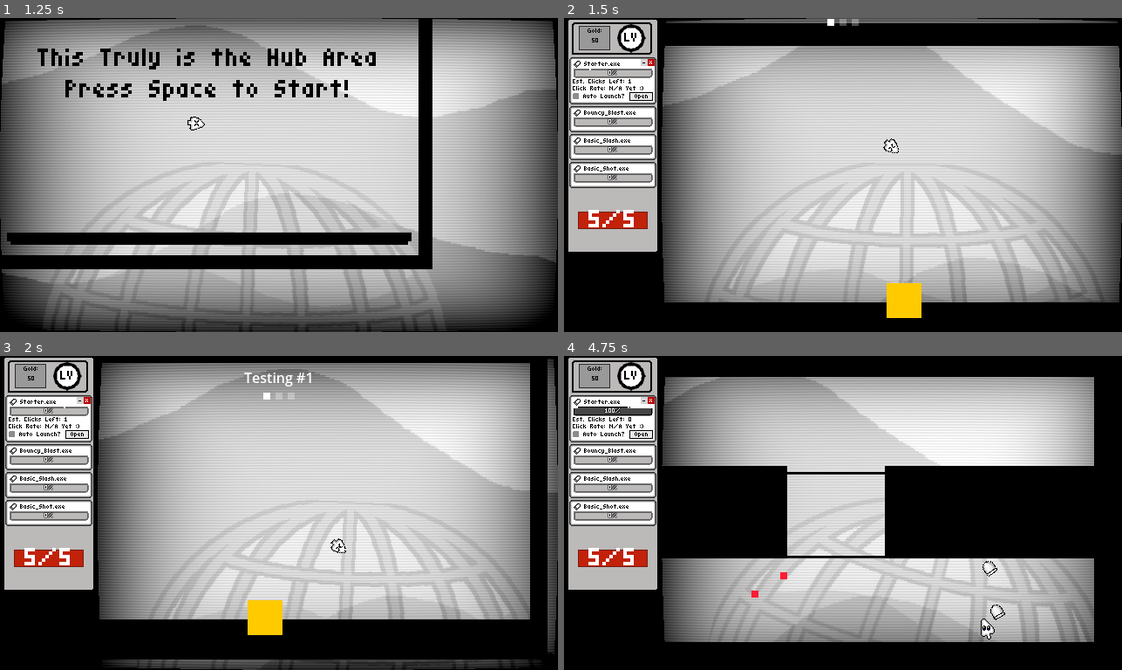
Above: before the commit, frames 1-4 (two rows, left to right).
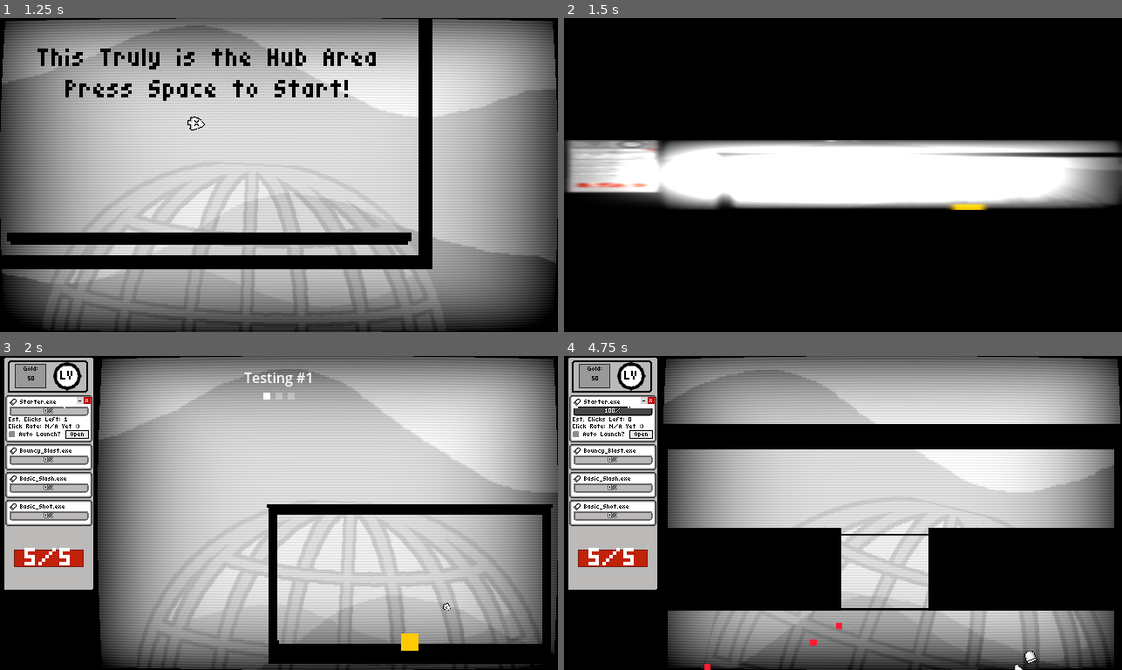
Above: after the commit, the same moments.

Repository: TNT-A/clicker-game-platformer
Game: Godot game, scene res://main_menu/main_menu.tscn
Same seed, same stepped clock (60 frames per second), same inputs: the game is played once before the commit and once after it. The engine's default icon, where the game draws it, is replaced by a stand-in: a white triangle on a blue panel in a dark square.
Inputs (mouse positions are in pixels of both pictures, inside the frame that each line leads up to):
- Up to frame 1 (1.25 s): click "Quick Start" at 0.5 s
- Up to frame 2 (1.5 s): tap Space at 1.25 s; move the mouse to (965, 159) at 1.27 s; hold D (Move_Right) from 1.28 s (still down); hold Enter (ui_accept) from 1.28 s (still down)
- Up to frame 3 (2 s): keep holding D (Move_Right); keep holding Enter (ui_accept)
- Up to frame 4 (4.75 s): release D (Move_Right) at 2 s; release Enter (ui_accept) at 2 s; click "Auto Launch?" at 2 s; click "Auto Launch?" at 2.75 s; move the mouse to (831, 616) at 3.52 s; hold D (Move_Right) 3.53-4.28 s; right-click (831, 616) at 3.6 s; tap Enter (ui_accept) at 3.77, 3.8, 4.07, 4.55 s; move the mouse to (898, 443) at 4.27 s; press the mouse at (898, 443) at 4.28 s; hold A (Move_Left) from 4.28 s (still down)

Frame 1 is identical in both runs. In frame 2, 77% of the frame differs, in the area x 0-100%, y 0-96%; in frame 3, 15%; in frame 4, 44%.

Commit message:
Added a smoother camera when going between rooms
Made it so the camera jumps from one room to another via a tween rather than just teleporting. I also added a cpu power off and on transition for swapping between the shop and game screens.

Diff:
--- a/clicker-platformer/autoclicker/autoclicker.gd
+++ b/clicker-platformer/autoclicker/autoclicker.gd
@@ -30,9 +30,10 @@
 	$Indicator.global_position = current_point
 
 func _on_timer_timeout() -> void:
-	if parent_ability:
-		parent_ability.autoclick()
-	#print(current_point, " ", $Indicator.global_position, " ", $end.global_position)
-	await get_tree().create_timer(randf_range(.1, .4)).timeout
-	#$Timer.wait_time = randf_range(timer_length - 0.1, timer_length + 0.1)
-	$Timer.start()
+	if is_instance_valid($Timer):
+		if parent_ability:
+			parent_ability.autoclick()
+		#print(current_point, " ", $Indicator.global_position, " ", $end.global_position)
+		await get_tree().create_timer(randf_range(.1, .4)).timeout
+		#$Timer.wait_time = randf_range(timer_length - 0.1, timer_length + 0.1)
+		$Timer.start()
--- a/clicker-platformer/components/pathfinding_component/pathfinding_component.tscn
+++ b/clicker-platformer/components/pathfinding_component/pathfinding_component.tscn
@@ -8,6 +8,7 @@
 
 [node name="NavigationAgent2D" type="NavigationAgent2D" parent="."]
 navigation_layers = 0
+avoidance_enabled = true
 radius = 8.0
 debug_enabled = true
 
--- a/clicker-platformer/components/shot_component/shot_component.gd
+++ b/clicker-platformer/components/shot_component/shot_component.gd
@@ -15,7 +15,7 @@
 	if is_instance_valid(InfoManager.game_manager) and is_instance_valid(InfoManager.game_manager.projectile_hub):
 		projectile_hub = InfoManager.game_manager.projectile_hub
 
-func manager_set():
+func manager_set(pot_manager):
 	if is_instance_valid(InfoManager.game_manager) and is_instance_valid(InfoManager.game_manager.projectile_hub):
 		projectile_hub = InfoManager.game_manager.projectile_hub
 
--- /dev/null
+++ b/clicker-platformer/game_manager/cpu_power_transition.gdshader
@@ -0,0 +1,46 @@
+shader_type canvas_item;
+
+uniform float progress : hint_range(0.0, 1.0) = 0.0;
+uniform sampler2D SCREEN_TEXTURE : hint_screen_texture, filter_linear_mipmap;
+
+void fragment() {
+    vec2 uv = SCREEN_UV;
+
+    // Phase 1: Vertical collapse (progress 0.0 -> 0.3)
+    float shrink_y = smoothstep(0.0, 0.3, progress);
+    float vertical_factor = mix(1.0, 0.001, shrink_y);
+
+    // Phase 2: Horizontal collapse into a dot (progress 0.25 -> 0.45)
+    float shrink_x = smoothstep(0.25, 0.45, progress);
+    float horizontal_factor = mix(1.0, 0.001, shrink_x);
+
+    // Scale UV coordinates from the center (0.5, 0.5)
+    vec2 centered_uv = (uv - 0.5) / vec2(horizontal_factor, vertical_factor) + 0.5;
+
+    // Default canvas background color is absolute black
+    vec4 col = vec4(0.0, 0.0, 0.0, 1.0);
+
+    // Sample texture only if within valid screen boundaries
+    if (centered_uv.y >= 0.0 && centered_uv.y <= 1.0 &&
+        centered_uv.x >= 0.0 && centered_uv.x <= 1.0 && shrink_x < 1.0) {
+        col = texture(SCREEN_TEXTURE, centered_uv);
+    }
+
+    // Phase 3: CRT Glow Line & Central Dot Artifact
+    float line_w = mix(0.5, 0.002, shrink_y);
+    float line_flash = smoothstep(line_w, 0.0, abs(uv.y - 0.5));
+
+    // Narrow down the glow horizontally into a dot shape as shrink_x advances
+    float dot_w = mix(0.5, 0.002, shrink_x);
+    float dot_flash = smoothstep(dot_w, 0.0, abs(uv.x - 0.5));
+
+    // Combine line and dot intensities for the final glowing point
+    float intensity = mix(0.0, 4.0, shrink_y) * mix(1.0, 2.0, shrink_x);
+    col.rgb += vec3(line_flash * dot_flash * intensity);
+
+    // Phase 4: Final blackout switch
+    float black_out = smoothstep(0.42, 0.48, progress);
+    col.rgb = mix(col.rgb, vec3(0.0), black_out);
+
+    COLOR = col;
+}
--- a/clicker-platformer/game_manager/game_manager.gd
+++ b/clicker-platformer/game_manager/game_manager.gd
@@ -14,6 +14,7 @@
 @onready var boss_controller: BossController = $SubViewportContainer/SubViewport/BossController
 @onready var enemy_controller: Node2D = $SubViewportContainer/SubViewport/EnemyController
 @onready var main_character: Player = $SubViewportContainer/SubViewport/MainCharacter
+@onready var screen_transitioner: ColorRect = $UILayer/ScreenTransitions/ScreenTransitioner
 
 @onready var pause_menu: PauseMenu = $UILayer/PauseMenu
 
@@ -33,6 +34,7 @@
 	SignalBus.game_end.connect(to_start)
 	SignalBus.register_manager.emit(self)
 	setup()
+	transition_to()
 
 func _input(event: InputEvent) -> void:
 	if event.is_action_pressed("Escape"):
@@ -95,7 +97,22 @@
 	InfoManager.saved_area_resource = area_resource
 	SignalBus.floor_ended.emit()
 
+func transition_away():
+	var transition_time : float = .4
+	var tween = create_tween()
+	tween.tween_property(screen_transitioner.material, "shader_parameter/progress", 0.5, transition_time)
+	await get_tree().create_timer(transition_time + .2).timeout
+	return true
+
+func transition_to():
+	var transition_time : float = .4
+	screen_transitioner.material
+	screen_transitioner.material.set_shader_parameter("progress", 0.5)
+	var tween_on = create_tween()
+	tween_on.tween_property(screen_transitioner.material, "shader_parameter/progress", 0.0, transition_time)
+
 func to_shop():
+	await transition_away()
 	get_tree().change_scene_to_file("res://run_shop/run_shop.tscn")
 
 func lose_game():
--- a/clicker-platformer/game_manager/game_manager.tscn
+++ b/clicker-platformer/game_manager/game_manager.tscn
@@ -13,6 +13,11 @@
 [ext_resource type="PackedScene" uid="uid://b6ha6uy7njx74" path="res://floor_notifier/floor_notifier.tscn" id="8_d3erd"]
 [ext_resource type="Theme" uid="uid://b0v2htlnbt84u" path="res://styles/ability_panel.tres" id="8_fjsdi"]
 [ext_resource type="PackedScene" uid="uid://b0heo3wdmpt3g" path="res://pause_menu/pause_menu.tscn" id="11_eesdg"]
+[ext_resource type="Shader" uid="uid://fan7qjn0vr13" path="res://game_manager/cpu_power_transition.gdshader" id="14_cp5ju"]
+
+[sub_resource type="ShaderMaterial" id="ShaderMaterial_lv052"]
+shader = ExtResource("14_cp5ju")
+shader_parameter/progress = 0.0
 
 [node name="GameManager" type="Node"]
 script = ExtResource("1_ong7i")
@@ -38,7 +43,8 @@
 
 [node name="RoomController" parent="SubViewportContainer/SubViewport" instance=ExtResource("3_kkxic")]
 position = Vector2(80, 0)
-num_combat_room = 5
+num_combat_room = 3
+num_boss_room = 0
 
 [node name="BossController" parent="SubViewportContainer/SubViewport" instance=ExtResource("4_qs53i")]
 
@@ -54,6 +60,14 @@
 layer = -20
 
 [node name="bg" parent="SubViewportContainer/SubViewport/BGLayer" instance=ExtResource("6_2631c")]
+
+[node name="Blackbg" type="ColorRect" parent="SubViewportContainer/SubViewport/BGLayer"]
+visible = false
+offset_left = -172.0
+offset_top = -54.0
+offset_right = 849.0
+offset_bottom = 569.0
+color = Color(0, 0, 0, 1)
 
 [node name="UILayer" type="CanvasLayer" parent="."]
 
@@ -112,6 +126,21 @@
 
 [node name="PauseMenu" parent="UILayer" instance=ExtResource("11_eesdg")]
 
+[node name="ScreenTransitions" type="Control" parent="UILayer"]
+layout_mode = 3
+anchors_preset = 0
+offset_right = 40.0
+offset_bottom = 40.0
+mouse_filter = 2
+
+[node name="ScreenTransitioner" type="ColorRect" parent="UILayer/ScreenTransitions"]
+z_index = 1000
+material = SubResource("ShaderMaterial_lv052")
+layout_mode = 0
+offset_right = 640.0
+offset_bottom = 360.0
+mouse_filter = 2
+
 [node name="AudioStreamPlayer" type="AudioStreamPlayer" parent="."]
 
 [connection signal="pressed" from="UILayer/LoseScreen/LoseButton" to="." method="_on_lose_button_pressed"]
--- /dev/null
+++ b/clicker-platformer/game_manager/screen_transitions.gd
@@ -0,0 +1 @@
+extends Control
--- a/clicker-platformer/globals/signal_bus.gd
+++ b/clicker-platformer/globals/signal_bus.gd
@@ -66,6 +66,7 @@
 
 #Camera Signals
 signal move_camera(pos, margins)
+signal stop_camera(pos, margins)
 signal camera_moved(new_position : Vector2)
 
 #Tool Signals
--- a/clicker-platformer/room_cam/room_camera.gd
+++ b/clicker-platformer/room_cam/room_camera.gd
@@ -13,37 +13,57 @@
 }
 
 @export var debug : bool = false
+var following : bool = false
+var gentle_following : bool = false
 
 func _ready() -> void:
 	SignalBus.move_camera.connect(move_cam)
+	SignalBus.stop_camera.connect(stop_cam)
 
 	#SignalBus.shake_screen.connect(shake)
 
 func _input(event: InputEvent) -> void:
+	#if event.is_action_pressed("Debug"):
+		#if !debug:
+			#debug = true
+			#limit_enabled = false
+		#else:
+			#debug = false
+			#limit_enabled = true
 	if event.is_action_pressed("Debug"):
-		if !debug:
-			debug = true
-			limit_enabled = false
-		else:
-			debug = false
-			limit_enabled = true
+		stop_cam()
+
+func stop_cam():
+	following = false
 
 func move_cam(new_pos, margins : Dictionary):
+	#limit_enabled = false
 	cam_limits = margins.duplicate(true)
-	limit_left = cam_limits["left"]# + InfoManager.cam_pivot.x
 	limit_right = cam_limits["right"]# + InfoManager.cam_pivot.x
 	limit_bottom = cam_limits["down"]
+	pos = InfoManager.player.global_position
+	print("My pos is: " + str(global_position) + " | My destination is: " + str(pos))
+	var tween = get_tree().create_tween()
+	tween.set_trans(Tween.TRANS_QUAD)
+	tween.tween_property(self, "global_position", pos, .8)
+	tween.parallel().tween_property(self, "zoom", Vector2(.5, .5), .4)
+	tween.tween_property(self, "zoom", Vector2(1, 1), .4)
+	await tween.finished
+	print("tween end")
+	tween.kill()
+	following = true
+	gentle_following = true
 	limit_top = cam_limits["up"]
-	pos = new_pos# + InfoManager.cam_pivot
-	global_position = pos
+	limit_left = cam_limits["left"]# + InfoManager.cam_pivot.x
+	#limit_enabled = true
 
 func cam_follow():
-	global_position = InfoManager.player.global_position
-	#var viewport_dimensions : Vector2 = Vector2(ProjectSettings.get_setting("display/window/size/viewport_width"), ProjectSettings.get_setting("display/window/size/viewport_height"))
-	#var cam_pos : Vector2 = Vector2(0, 0)
-	#cam_pos.x = clamp(cam_pos, cam_limits["right"], cam_limits["left"])
-	#cam_pos.y = clamp(cam_pos, cam_limits["up"], cam_limits["down"])
-	#position = cam_pos
+	if following and gentle_following:
+		global_position = global_position.lerp(InfoManager.player.global_position, .6)
+		if global_position.is_equal_approx(InfoManager.player.global_position):
+			gentle_following = false
+	else:
+		global_position = global_position.lerp(InfoManager.player.global_position, .2)
 
 func _physics_process(delta: float) -> void:
 	if !debug:
--- a/clicker-platformer/room_cam/room_camera.tscn
+++ b/clicker-platformer/room_cam/room_camera.tscn
@@ -3,4 +3,6 @@
 [ext_resource type="Script" uid="uid://ccjcva356vcho" path="res://room_cam/room_camera.gd" id="1_lsnpp"]
 
 [node name="RoomCamera" type="Camera2D"]
+limit_smoothed = true
+position_smoothing_enabled = true
 script = ExtResource("1_lsnpp")
--- a/clicker-platformer/room_controller/room_transitions/room_transitioner.gd
+++ b/clicker-platformer/room_controller/room_transitions/room_transitioner.gd
@@ -10,6 +10,7 @@
 	if move_to_shop:
 		SignalBus.swap_to_shop.emit()
 	else:
+		SignalBus.stop_camera.emit()
 		SignalBus.swap_by_slot.emit(cur_room_slot, to_room_slot)
 
 func _on_clickable_clickable_used() -> void:
--- a/clicker-platformer/room_controller/test_layouts/ms1_r4.tscn
+++ b/clicker-platformer/room_controller/test_layouts/ms1_r4.tscn
@@ -11,4 +11,4 @@
 metadata/_custom_type_script = "uid://ce3y2nadgixm8"
 
 [node name="CamMarker" parent="." instance=ExtResource("3_ofd70")]
-position = Vector2(427, 177)
+position = Vector2(425, 181)
--- a/clicker-platformer/room_controller/test_layouts/ms1_r5.tscn
+++ b/clicker-platformer/room_controller/test_layouts/ms1_r5.tscn
@@ -11,4 +11,4 @@
 metadata/_custom_type_script = "uid://ce3y2nadgixm8"
 
 [node name="CamMarker" parent="." instance=ExtResource("3_xpnyn")]
-position = Vector2(325, 188)
+position = Vector2(261, 186)
--- a/clicker-platformer/run_shop/run_shop.gd
+++ b/clicker-platformer/run_shop/run_shop.gd
@@ -1,12 +1,29 @@
 extends Node2D
 
+@onready var screen_transitioner: ColorRect = $CanvasLayer/ScreenTransitions/ScreenTransitioner
+
 func _ready() -> void:
-	pass
+	transition_to()
+
+func transition_to():
+	var transition_time : float = .4
+	screen_transitioner.material
+	screen_transitioner.material.set_shader_parameter("progress", 0.5)
+	var tween_on = create_tween()
+	tween_on.tween_property(screen_transitioner.material, "shader_parameter/progress", 0.0, transition_time)
+
+func transition_away():
+	var transition_time : float = .4
+	var tween = create_tween()
+	tween.tween_property(screen_transitioner.material, "shader_parameter/progress", 0.5, transition_time)
+	await get_tree().create_timer(transition_time + .2).timeout
+	return true
 
 func _physics_process(delta: float) -> void:
 	if Input.is_action_just_pressed("ui_accept"):
 		to_stage()
 
 func to_stage():
+	await transition_away()
 	SignalBus.floor_ended.emit()
 	get_tree().change_scene_to_file("res://game_manager/game_manager.tscn")
--- a/clicker-platformer/run_shop/run_shop.tscn
+++ b/clicker-platformer/run_shop/run_shop.tscn
@@ -7,7 +7,12 @@
 [ext_resource type="PackedScene" uid="uid://x2p2eksxd32a" path="res://clicker_panel/panel/clicker_panel.tscn" id="4_jb3ap"]
 [ext_resource type="Theme" uid="uid://b0v2htlnbt84u" path="res://styles/ability_panel.tres" id="6_f3xvh"]
 [ext_resource type="PackedScene" uid="uid://dkaeyrfmvey67" path="res://pickups/ability_pickup/shop_ability_pickup.tscn" id="7_4e8ne"]
+[ext_resource type="Shader" uid="uid://fan7qjn0vr13" path="res://game_manager/cpu_power_transition.gdshader" id="7_cfaqu"]
 [ext_resource type="PackedScene" uid="uid://be2aeu7puph84" path="res://pickups/upgrade_pickup/shop_upgrade_pickup.tscn" id="8_bgaew"]
+
+[sub_resource type="ShaderMaterial" id="ShaderMaterial_uhj2d"]
+shader = ExtResource("7_cfaqu")
+shader_parameter/progress = 0.0
 
 [node name="RunShop" type="Node2D"]
 script = ExtResource("1_fo2tr")
@@ -48,6 +53,21 @@
 horizontal_alignment = 1
 vertical_alignment = 1
 
+[node name="ScreenTransitions" type="Control" parent="CanvasLayer"]
+layout_mode = 3
+anchors_preset = 0
+offset_right = 40.0
+offset_bottom = 40.0
+mouse_filter = 2
+
+[node name="ScreenTransitioner" type="ColorRect" parent="CanvasLayer/ScreenTransitions"]
+z_index = 1000
+material = SubResource("ShaderMaterial_uhj2d")
+layout_mode = 0
+offset_right = 640.0
+offset_bottom = 360.0
+mouse_filter = 2
+
 [node name="ShopAbilityPickup" parent="." instance=ExtResource("7_4e8ne")]
 position = Vector2(435, 192)
 
Not shown, added: clicker-platformer/game_manager/cpu_power_transition.gdshader.uid
Not shown: 1 places in clicker-platformer/game_manager/game_manager.tscn that only renumber resources
Not shown, added: clicker-platformer/game_manager/screen_transitions.gd.uid
Not shown: 1 places in clicker-platformer/run_shop/run_shop.tscn that only renumber resources
